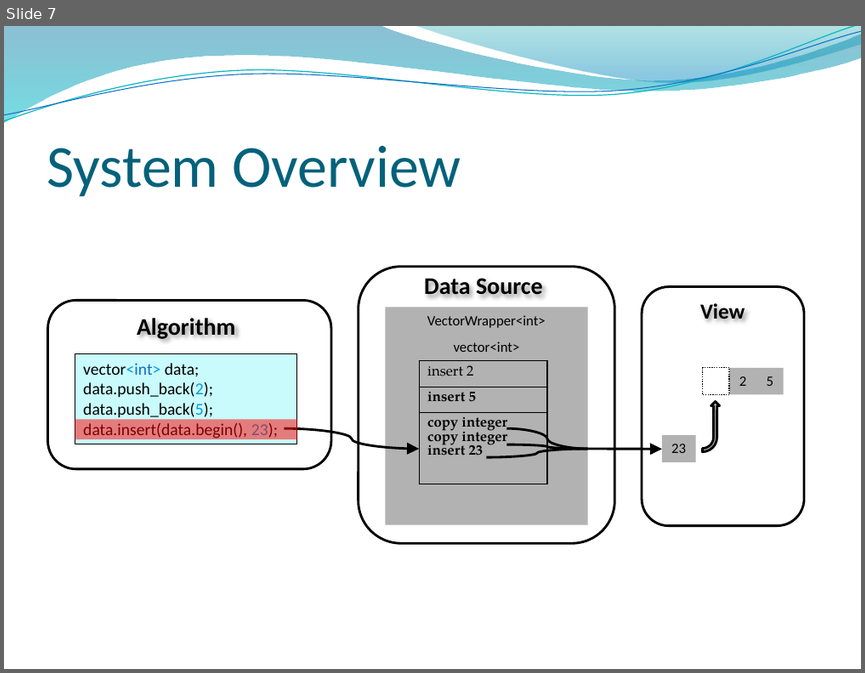
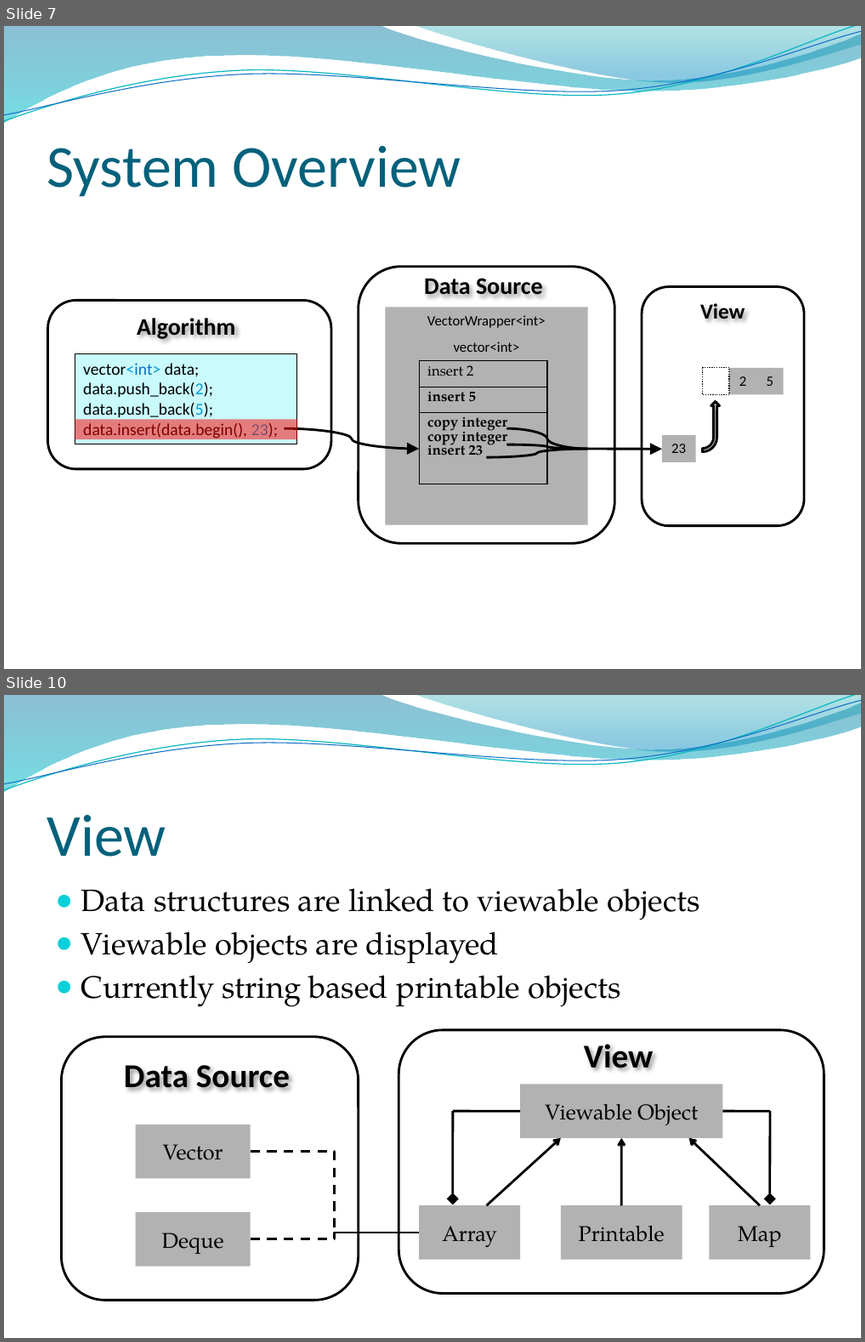
Before and after one commit to Seltzer/Algovis---Algorithm-Visualisation, a slide deck: docs/conference presentation - the real thing.pptx. Shown one above the other, each under a label of ours: slide 7 before the commit, slides 7 and 10 after it; the slides between them are not shown. The pictures are 865x673 and 865x1342 pixels, drawn with LibreOffice and Linux fonts; fonts in the diff are those of the drawing; background and template pictures are left out. Boxes give left, top, right and bottom in pixels: in the first picture for what was removed or moved away, otherwise in the second. Text is boxed around its words. In the diff, an @@ line names an element or a change of style, - is before the commit and + after.

```diff
--- a/docs/conference presentation - the real thing.pptx
+++ b/docs/conference presentation - the real thing.pptx
@@ slide 10 added at [4,695,861,1338], background picture (left out); not listed: 4 template elements that a slide beside it also shows @@
@@ title added at [46,815,166,857], 50 pt, text #04617B @@
+View
@@ text added at [81,888,699,1007], 26 pt, text #000000 @@
+● Data structures are linked to viewable objects
+● Viewable objects are displayed
+● Currently string based printable objects
@@ rounded rectangle added at [62,1037,358,1300], outline #000000 2 pt @@
@@ rounded rectangle added at [399,1030,824,1293], outline #000000 2 pt @@
@@ text added at [584,1043,653,1068], 28 pt, text #000000, bold @@
+View
@@ text added at [124,1065,290,1089], 28 pt, text #000000, bold @@
+Data Source
@@ rectangle added at [520,1084,722,1138], fill #B2B2B2, 18 pt, text #000000 @@
+Viewable Object
@@ rectangle added at [136,1124,250,1179], fill #B2B2B2, 18 pt, text #000000 @@
+Vector
@@ arrow added from (453, 1111) to (453, 1199), #000000 2 pt @@
@@ line added from (453, 1111) to (520, 1111), #000000 2 pt @@
@@ line added from (770, 1111) to (723, 1111), #000000 2 pt @@
@@ arrow added from (770, 1111) to (770, 1199), #000000 2 pt @@
@@ elbow line added from (250, 1151) to (419, 1232), #000000 2 pt dashed @@
@@ arrow added from (487, 1205) to (561, 1138), #000000 2 pt @@
@@ arrow added from (621, 1206) to (622, 1138), #000000 2 pt @@
@@ arrow added from (760, 1205) to (688, 1138), #000000 2 pt @@
@@ rectangle added at [136,1212,250,1265], fill #B2B2B2, 18 pt, text #000000 @@
+Deque
@@ rectangle added at [419,1205,520,1259], fill #B2B2B2, 18 pt, text #000000 @@
+Array
@@ rectangle added at [561,1205,682,1259], fill #B2B2B2, 18 pt, text #000000 @@
+Printable
@@ rectangle added at [710,1205,811,1259], fill #B2B2B2, 18 pt, text #000000 @@
+Map
@@ elbow line added from (250, 1239) to (419, 1232), #000000 2 pt dashed @@
```
Also in this commit, not shown: 7 slides changed, 3 other slides added, 1 slide removed.
